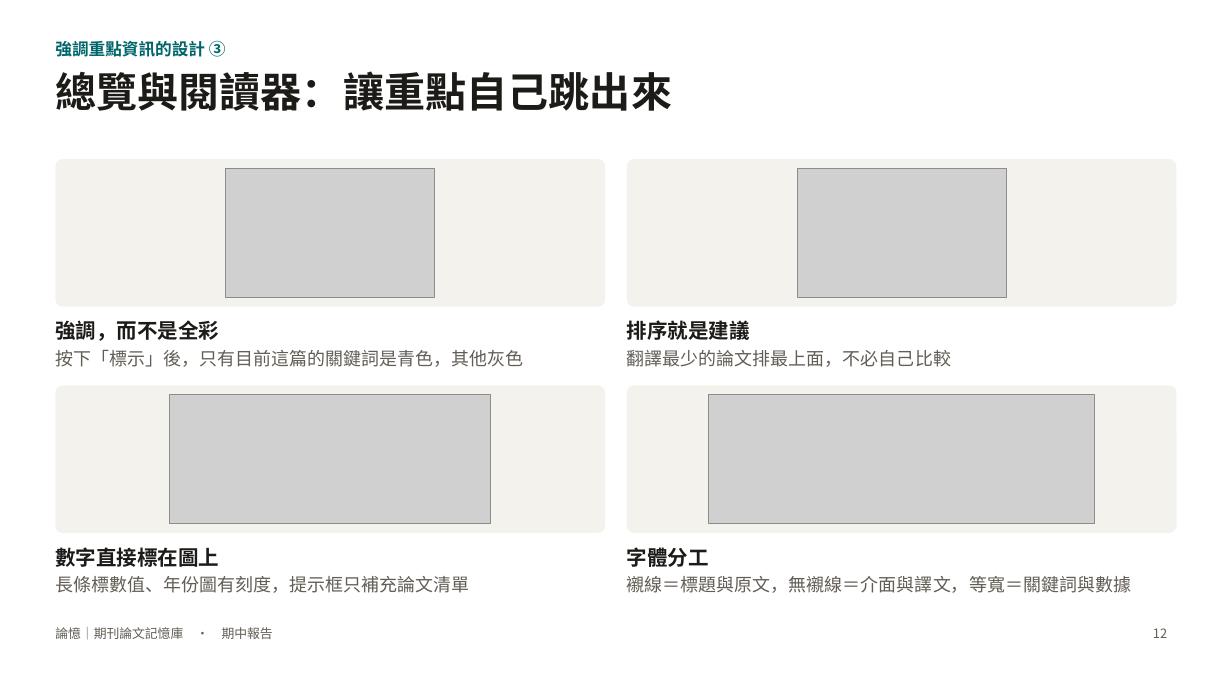
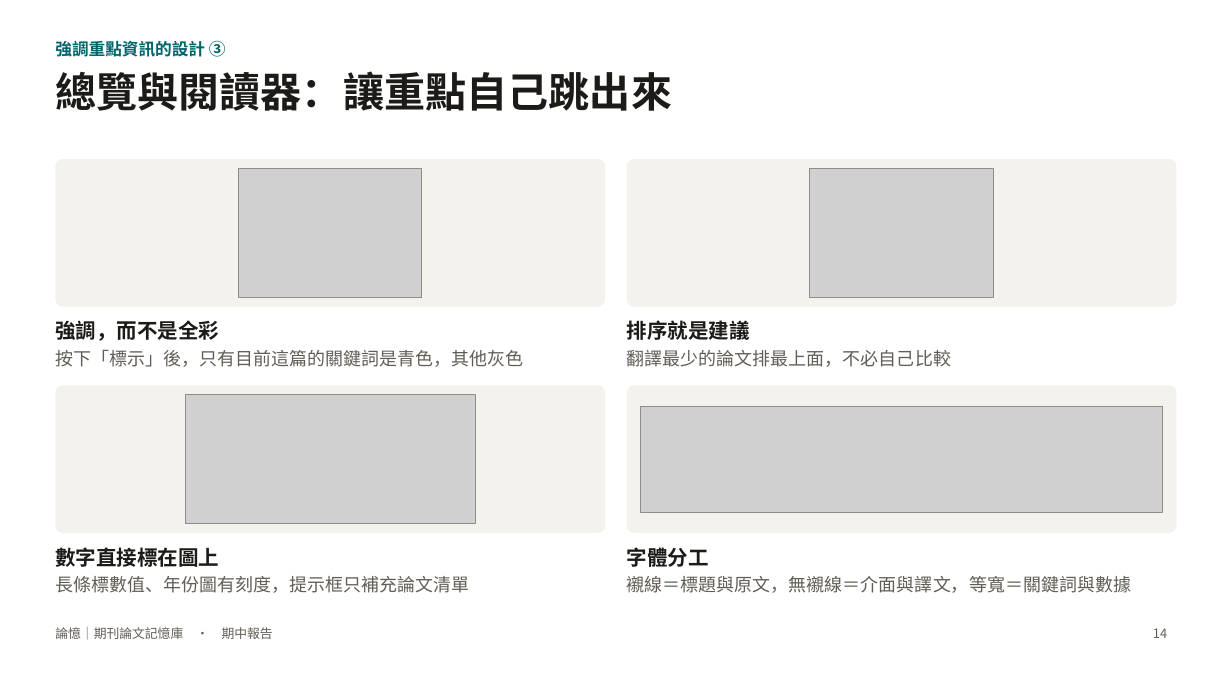
Before and after one commit to charleslin2003-prog/Journal-Article-Memory-Tool, a slide deck: slide 14 of docs/期中報告_論憶.pptx (slide 12 before the commit). Drawn at 1232x693 pixels with LibreOffice and Linux fonts; fonts in the diff are those of the drawing; grey boxes stand for pictures. Boxes give left, top, right and bottom in pixels: in the first picture for what was removed or moved away, otherwise in the second. Text is boxed around its words. In the diff, an @@ line names an element or a change of style, - is before the commit and + after.

```diff
--- a/docs/期中報告_論憶.pptx
+++ b/docs/期中報告_論憶.pptx
@@ picture resized from (x1=226, y1=168, x2=434, y2=298) to (x1=238, y1=168, x2=421, y2=298) @@
@@ picture resized from (x1=798, y1=168, x2=1006, y2=298) to (x1=811, y1=168, x2=994, y2=298) @@
@@ picture resized from (x1=170, y1=395, x2=492, y2=524) to (x1=185, y1=395, x2=475, y2=524) @@
@@ picture resized from (x1=709, y1=395, x2=1095, y2=524) to (x1=640, y1=407, x2=1163, y2=512) @@
@@ page number at (x1=1153, y1=628, x2=1167, y2=638): text changed @@
-12
+14
```
Also in this commit, not shown: 10 other slides changed, 3 slides added, 14 other files.
